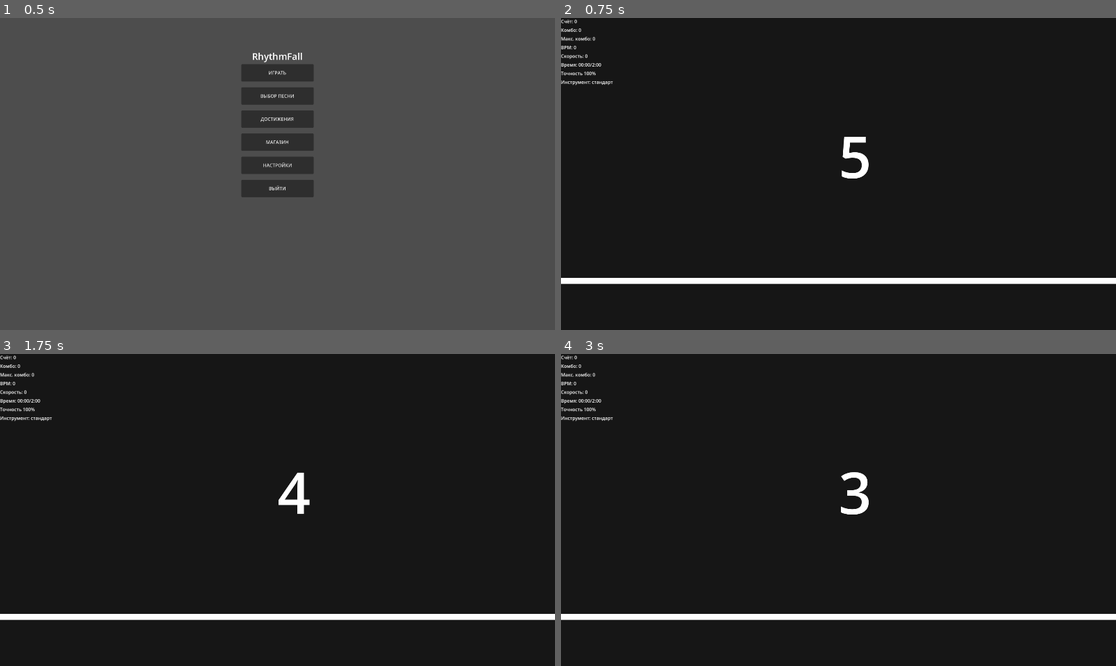
Above: before the commit, frames 1-4 (two rows, left to right).
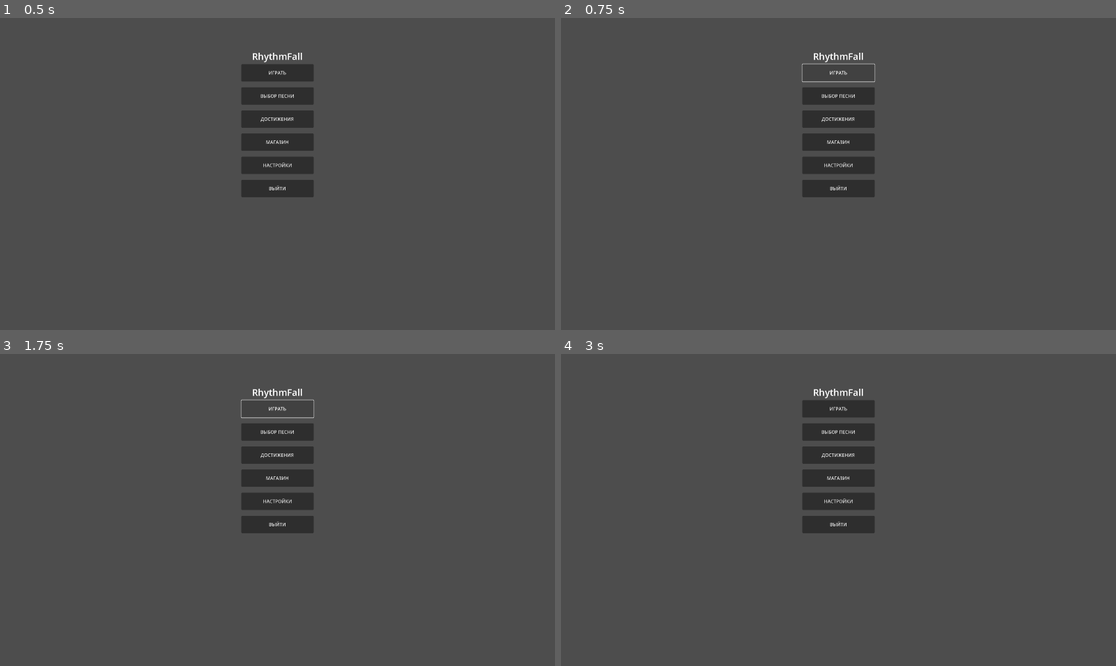
Above: after the commit, the same moments.

Repository: abletoburntheweb/RhythmFall
Game: Godot game, scene res://logic/game_engine.tscn
Same seed, same stepped clock (60 frames per second), same inputs: the game is played once before the commit and once after it. Sound files missing from this copy of the repository are replaced by a short silence.
Inputs (mouse positions are in pixels of both pictures, inside the frame that each line leads up to):
- Up to frame 1 (0.5 s): no input
- Up to frame 2 (0.75 s): click "ИГРАТЬ" at 0.5 s
- Up to frame 3 (1.75 s): click (277, 410) at 1.25 s, where only the run after the commit has a clickable "ИГРАТЬ"
- Up to frame 4 (3 s): click (838, 432) at 2 s, where only the run after the commit has a clickable "ВЫБОР ПЕСНИ"; click (594, 391) at 2.75 s, where only the run after the commit has a clickable "Назад"

Frame 1 is identical in both runs. In frame 2, 97% of the frame differs, in the area x 0-100%, y 0-100%; in frame 3, 97%; in frame 4, 96%.
Error after the commit: Invalid type in function '_set_selected_song' in base 'Node2D (game_screen.gd)'. Cannot convert argument 1 from Nil to Dictionary. (res://logic/transitions.gd:…

Commit message:
add music playback to game screen

Diff:
--- a/data/achievements_data.json
+++ b/data/achievements_data.json
@@ -181,7 +181,7 @@
 			"unlocked": false
 		},
 		{
-			"current": 3,
+			"current": 4,
 			"description": "Зайти в игру впервые",
 			"id": 19.0,
 			"image": "res://assets/achievements/login_1_day.png",
@@ -191,7 +191,7 @@
 			"unlocked": true
 		},
 		{
-			"current": 3,
+			"current": 4,
 			"description": "Заходить в игру 7 дней подряд",
 			"id": 20.0,
 			"image": "res://assets/achievements/login_7_days.png",
@@ -201,7 +201,7 @@
 			"unlocked": false
 		},
 		{
-			"current": 3,
+			"current": 4,
 			"description": "Заходить 30 дней подряд",
 			"id": 21.0,
 			"image": "res://assets/achievements/login_30_days.png",
@@ -211,7 +211,7 @@
 			"unlocked": false
 		},
 		{
-			"current": 3,
+			"current": 4,
 			"description": "Заходить 365 дней подряд",
 			"id": 22.0,
 			"image": "res://assets/achievements/login_365_days.png",
--- a/logic/transitions.gd
+++ b/logic/transitions.gd
@@ -26,6 +26,16 @@
 
 	var new_game_screen = _instantiate_if_exists("res://scenes/game_screen/game_screen.tscn")
 	if new_game_screen:
+		if new_game_screen.has_method("_set_instrument"):
+			new_game_screen._set_instrument(instrument)
+
+		if new_game_screen.has_method("_set_start_level"):
+			new_game_screen._set_start_level(start_level)
+		if new_game_screen.has_method("_set_selected_song"):
+			new_game_screen._set_selected_song(selected_song)
+		if new_game_screen.has_method("start_game"):
+			new_game_screen.start_game()
+
 		if game_engine.current_screen:
 			game_engine.current_screen.queue_free()
 		game_engine.add_child(new_game_screen)
@@ -217,6 +227,16 @@
 	else:
 		print("Transitions.gd: ОШИБКА! GameEngine не имеет метода request_quit!")
 
+func open_game_with_instrument(instrument="standard"):
+	var current_screen = game_engine.current_screen
+	if current_screen and current_screen.has_method("get_current_selected_song"):
+		var selected_song = current_screen.get_current_selected_song()
+		print("Transitions.gd: Открываем игру с песней: %s и инструментом: %s" % [selected_song.get("title", "Неизвестна"), instrument])
+		open_game_with_song(selected_song, instrument)
+	else:
+		print("Transitions.gd: Не удалось получить выбранную песню из текущего экрана, запуск игры с инструментом: ", instrument)
+		open_game_with_song({}, instrument)
+
 func open_game(start_level=null):
 	transition_open_game(start_level)
 
--- a/scenes/game_screen/game_screen.gd
+++ b/scenes/game_screen/game_screen.gd
@@ -18,11 +18,15 @@
 var lanes: int = 4
 var current_instrument: String = "standard"
 
+var selected_song_data: Dictionary = {}
+
 var score_manager
 var note_manager
 var player
 
 var game_engine
+
+var music_manager = null
 
 @onready var score_label: Label = $UIContainer/ScoreLabel
 @onready var combo_label: Label = $UIContainer/ComboLabel
@@ -46,6 +50,15 @@
 
 	game_engine = get_parent()
 
+	if game_engine and game_engine.has_method("get_music_manager"):
+		music_manager = game_engine.get_music_manager()
+		if music_manager:
+			print("GameScreen: MusicManager получен.")
+		else:
+			print("GameScreen: MusicManager не получен из game_engine (null).")
+	else:
+		print("GameScreen: game_engine не имеет метода get_music_manager.")
+
 	var settings_for_player = {}
 	if game_engine and "settings" in game_engine:
 		var game_settings = game_engine.settings
@@ -62,7 +75,7 @@
 	player.lane_pressed_changed.connect(_on_lane_pressed_changed)
 
 	game_timer = Timer.new()
-	game_timer.wait_time = 0.016  # ~60 FPS
+	game_timer.wait_time = 0.016
 	game_timer.timeout.connect(_update_game)
 	add_child(game_timer)
 
@@ -116,11 +129,49 @@
 		scene_tree_timer.timeout.connect(_update_countdown)
 		countdown_timer = scene_tree_timer
 
+func _set_selected_song(song_data: Dictionary):
+	print("GameScreen: Получена информация о песне: ", song_data)
+	selected_song_data = song_data.duplicate()
+
+func _set_instrument(instrument_type: String):
+	print("GameScreen: Установлен инструмент: ", instrument_type)
+	current_instrument = instrument_type
+	if instrument_label:
+		instrument_label.text = "Инструмент: " + ("Перкуссия" if instrument_type == "drums" else "Стандартный")
+	else:
+		printerr("GameScreen.gd: instrument_label не найден (null), невозможно обновить текст!")
+
+
 func start_gameplay():
 	print("GameScreen: Game started")
 	game_time = 0.0
-	var dummy_song_data = {"path": "res://songs/sample.mp3"}
-	note_manager.load_notes_from_file(dummy_song_data)
+
+	if music_manager and selected_song_data and selected_song_data.get("path"):
+		var song_path = selected_song_data.get("path")
+		print("GameScreen: Пытаемся запустить музыку: ", song_path)
+		if music_manager.has_method("play_game_music"):
+			music_manager.play_game_music(song_path)
+		else:
+			printerr("GameScreen: MusicManager не имеет метода play_game_music!")
+	else:
+		print("GameScreen: MusicManager или selected_song_data.path не доступны для воспроизведения музыки.")
+
+	var song_to_load = selected_song_data
+	if not song_to_load or not song_to_load.get("path"):
+		song_to_load = {"path": "res://songs/sample.mp3"}
+		print("GameScreen: Песня не передана, используем заглушку: res://songs/sample.mp3")
+
+	note_manager.load_notes_from_file(song_to_load)
+
+	if song_to_load and song_to_load.has("bpm"):
+		var bpm_str = str(song_to_load.get("bpm", ""))
+		if bpm_str != "" and bpm_str != "Н/Д" and bpm_str != "-1":
+			var new_bpm = float(bpm_str)
+			if new_bpm > 0:
+				bpm = new_bpm
+				update_speed_from_bpm()
+				print("GameScreen: BPM обновлён из данных песни: ", bpm)
+
 
 	if note_manager.get_spawn_queue_size() > 0:
 		notes_loaded = true
@@ -131,11 +182,31 @@
 		notes_loaded = false
 		print("GameScreen: Ноты не найдены, запуск без нот")
 
+	if music_manager and music_manager.has_method("start_metronome"):
+		music_manager.start_metronome(bpm, 0)
+		print("GameScreen: Метроном запущен с BPM: ", bpm)
+	else:
+		print("GameScreen: MusicManager не имеет метода start_metronome или не установлен.")
+
+func update_speed_from_bpm():
+	var base_bpm = 120.0
+	var base_speed = 6.0
+	speed = base_speed * (bpm / base_bpm)
+	speed = clamp(speed, 2.0, 12.0)
+	print("GameScreen: Скорость обновлена: BPM=%.1f, Speed=%.2f" % [bpm, speed])
+
 func _update_game():
 	if is_paused or game_finished or countdown_active:
+		if is_paused and music_manager and music_manager.has_method("stop_metronome"):
+			music_manager.stop_metronome()
+			print("GameScreen: Метроном остановлен (пауза).")
 		return
 
-	game_time += 0.016  # 16ms per frame
+	if not is_paused and not music_manager.is_metronome_active() and music_manager and music_manager.has_method("start_metronome"):
+		music_manager.start_metronome(bpm, 0)
+		print("GameScreen: Метроном возобновлен (снятие с паузы).")
+
+	game_time += 0.016
 
 	if not countdown_active:
 		note_manager.spawn_notes()
@@ -166,7 +237,7 @@
 	if accuracy_label:
 		accuracy_label.text = "Точность: %.2f%%" % score_manager.get_accuracy()
 	if instrument_label:
-		instrument_label.text = "Инструмент: стандарт"
+		pass
 
 func update_countdown_display():
 	if countdown_label:
--- a/scenes/song_select/instrument_selector.gd
+++ b/scenes/song_select/instrument_selector.gd
@@ -22,22 +22,17 @@
 		background.color = Color(0, 0, 0, 180.0 / 255.0)
 		background.mouse_filter = Control.MOUSE_FILTER_IGNORE
 
-	var back_button = $GalleryContainer/BackButton
+	var back_button = $Container/BackButton
 	if back_button:
 		back_button.pressed.connect(_on_back_button_pressed)
 		print("InstrumentSelector.gd: Подключён сигнал BackButton")
 
-	var percussion_button = $GalleryContainer/Content/PercussionButton
+	var percussion_button = $Container/Content/PercussionButton
 	if percussion_button:
 		percussion_button.pressed.connect(_on_percussion_pressed)
 		print("InstrumentSelector.gd: Подключён сигнал PercussionButton")
 	else:
 		printerr("InstrumentSelector.gd: Кнопка PercussionButton не найдена в сцене!")
-
-	var close_button = $GalleryContainer/Content/CloseButton
-	if close_button:
-		close_button.pressed.connect(_on_close_pressed)
-		print("InstrumentSelector.gd: Подключён сигнал CloseButton")
 
 	show()
 
--- a/scenes/song_select/instrument_selector.tscn
+++ b/scenes/song_select/instrument_selector.tscn
@@ -21,13 +21,13 @@
 offset_bottom = 40.0
 color = Color(0, 0, 0, 0.7058824)
 
-[node name="GalleryContainer" type="VBoxContainer" parent="."]
+[node name="Container" type="VBoxContainer" parent="."]
 layout_mode = 0
 offset_right = 1920.0
 offset_bottom = 1080.0
 mouse_filter = 0
 
-[node name="BackButton" type="Button" parent="GalleryContainer"]
+[node name="BackButton" type="Button" parent="Container"]
 clip_contents = true
 custom_minimum_size = Vector2(140, 31)
 layout_mode = 2
@@ -35,10 +35,10 @@
 theme_override_styles/normal = SubResource("StyleBoxFlat_82k47")
 text = "Назад	"
 
-[node name="Content" type="VBoxContainer" parent="GalleryContainer"]
+[node name="Content" type="VBoxContainer" parent="Container"]
 layout_mode = 2
 
-[node name="PercussionButton" type="Button" parent="GalleryContainer/Content"]
+[node name="PercussionButton" type="Button" parent="Container/Content"]
 custom_minimum_size = Vector2(250, 60)
 layout_mode = 2
 text = "Перкуссия"
--- a/scenes/song_select/song_details_manager.gd
+++ b/scenes/song_select/song_details_manager.gd
@@ -139,7 +139,7 @@
 func _has_notes_for_instrument(song_path: String, instrument: String) -> bool:
 	var base_name = song_path.get_file().get_basename()
 	var notes_filename = "%s_%s.json" % [base_name, instrument]
-	var notes_path = "user://notes/%s" % notes_filename
+	var notes_path = "user://notes/%s/%s" % [base_name, notes_filename]
 
 	var notes_file_exists = FileAccess.file_exists(notes_path)
 	print("SongDetailsManager.gd: Проверка наличия нот для %s (%s): %s" % [song_path, instrument, notes_file_exists])
--- a/scenes/song_select/song_select.gd
+++ b/scenes/song_select/song_select.gd
@@ -25,6 +25,7 @@
 var song_metadata_manager = null
 var instrument_selector: Control = null
 var current_instrument: String = "drums"
+var current_selected_song_data: Dictionary = {}
 var current_displayed_song_path: String = ""
 
 func _ready():
@@ -215,6 +216,7 @@
 
 func _on_song_item_selected_from_manager(song_data: Dictionary):
 	print("SongSelect.gd: Получен сигнал song_selected от SongListManager для: %s" % song_data.get("title"))
+	current_selected_song_data = song_data
 	song_details_manager.stop_preview()
 	song_details_manager.update_details(song_data)
 	var song_file_path = song_data.get("path", "")
@@ -577,3 +579,6 @@
 				song_details_manager.update_details(song)
 				print("SongSelect.gd: Информация справа обновлена из кэша метаданных для песни: ", song.title)
 				break
+
+func get_current_selected_song() -> Dictionary:
+	return current_selected_song_data.duplicate()
